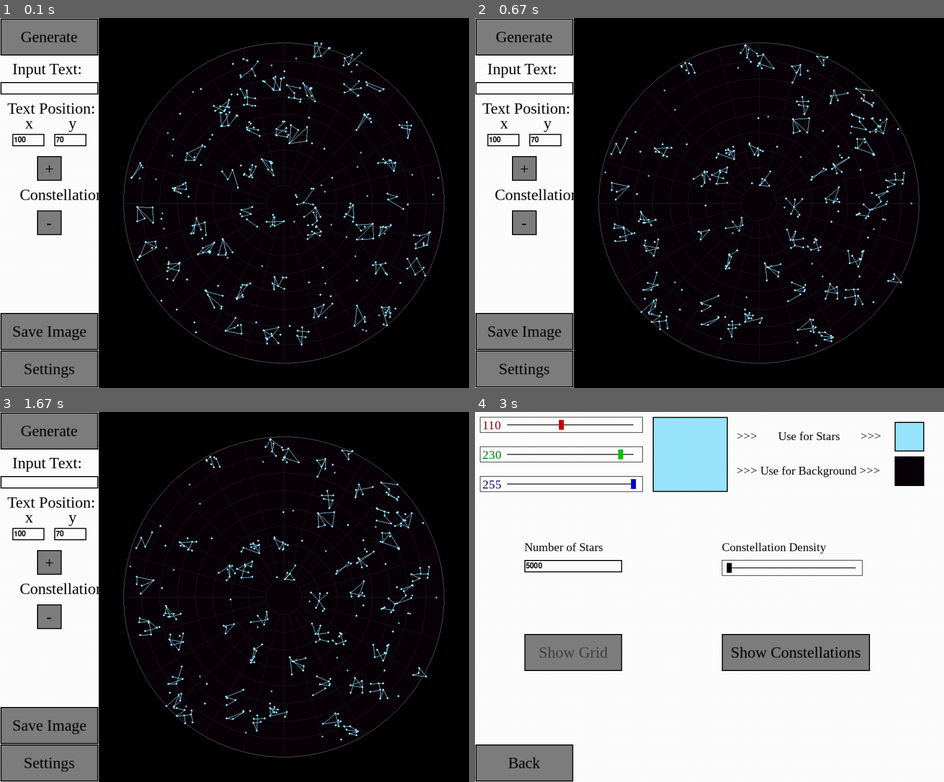
Above: before the commit, frames 1-4 (two rows, left to right).
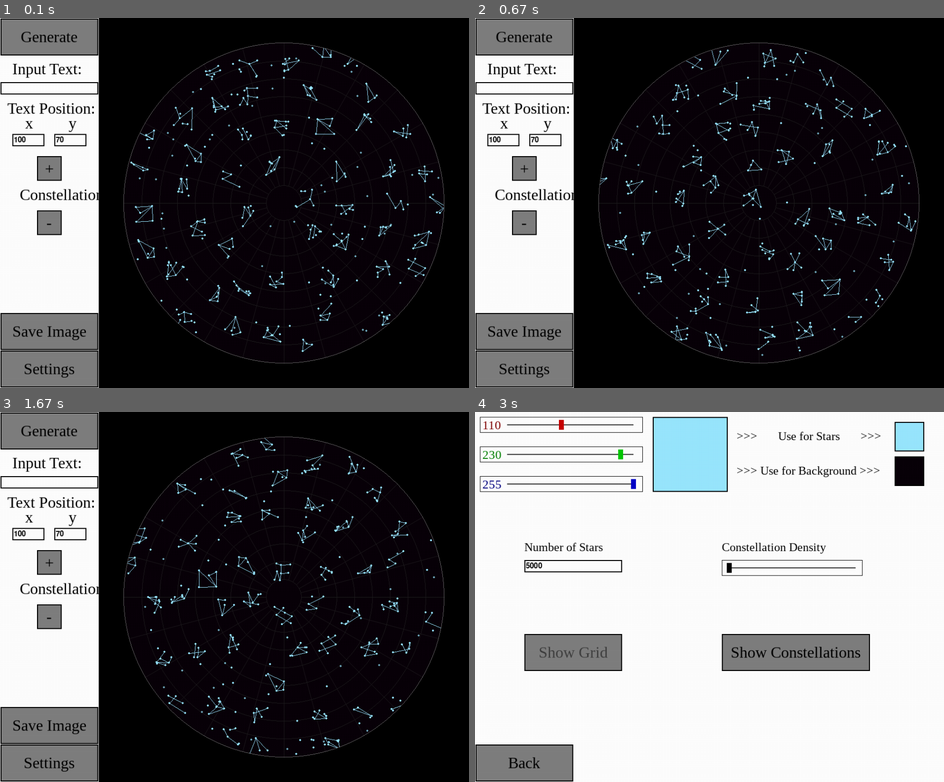
Above: after the commit, the same moments.

Repository: stephenfinch/Star-Map-Generator_v2
Game: pygame game, started from main.py
Same seed, same stepped clock (60 frames per second), same inputs: the game is played once before the commit and once after it.
Inputs (mouse positions are in pixels of both pictures, inside the frame that each line leads up to):
- Up to frame 1 (0.1 s): no input
- Up to frame 2 (0.67 s): click (521, 36) at 0.38 s
- Up to frame 3 (1.67 s): click (70, 534) at 0.73 s; type "ann" at 1 s; tap Enter at 1.43 s
- Up to frame 4 (3 s): click (521, 763) at 1.73 s; click (573, 652) at 2.07 s; click (559, 423) at 2.4 s

The runs differ from the first frame. In frame 1, 3.2% of the frame differs, in the area x 26-95%, y 6-94%; in frame 2, 3.7%; in frame 3, 3.7%; in frame 4, nothing differs.

Commit message:
Drawing Update
constellations now only draw within the starfield bounds
+ a few minor tweeks

Diff:
--- a/backend.py
+++ b/backend.py
@@ -7,7 +7,7 @@
 root.withdraw()
 
 def perform_action(action, settings):
-    if action == "reset":
+    if action == "reset" or action == "textString":
         perform_action("rewrite", settings)
         make_stars(settings)
     elif action == "settings":
--- a/constellation.py
+++ b/constellation.py
@@ -15,7 +15,7 @@
         self.point_dict = {}
 
     ### This function can draw the constellation using its own data (self)
-    def draw(self, main_surface, settings):
+    def draw(self, main_surface, settings, center, radius, buffer):
 
         ### This function will add some noise to the location of the stars in each constellation
         def shift_points(input):
@@ -52,15 +52,44 @@
                     offsetY2 = self.point_dict[pair[1]][1]
                     self.star_lines.append(((self.center[0] + offsetX1, self.center[1] + offsetY1), (self.center[0] + offsetX2, self.center[1] + offsetY2)))
 
+        def is_in_circle(self, x, y, center, radius):
+            return (x - center) ** 2 + (y - center) ** 2 <= radius ** 2
+
         ### Run all the methods and draw it all
         grid_to_star_points()
         grid_to_star_lines()
         for star in self.star_points:
-            # if is_in_circle
-            pygame.draw.circle(main_surface, star.color, (star.x, star.y), star.size, 0)
-            # else: coerce the point, make it black, make it small
+            if is_in_circle(self, star.x, star.y, center, radius - buffer):
+                pygame.draw.circle(main_surface, star.color, (star.x, star.y), star.size, 0)
         for line in self.star_lines:
-            pygame.draw.lines(main_surface, settings.star_color, False, line, 1)
+            p1 = is_in_circle(self, line[0][0], line[0][1], center, radius - buffer)
+            p2 = is_in_circle(self, line[1][0], line[1][1], center, radius - buffer)
+            if p1 and p2:
+                pygame.draw.lines(main_surface, settings.star_color, False, line, 1)
+            elif not p1 == p2:
+                #following calculations derived from https://stackoverflow.com/a/59582674
+                (p1x, p1y), (p2x, p2y), (cx, cy) = line[0], line[1], (center, center)
+                (x1, y1), (x2, y2) = (p1x - cx, p1y - cy), (p2x - cx, p2y - cy)
+                dx, dy = (x2 - x1), (y2 - y1)
+                dr = (dx ** 2 + dy ** 2)**.5
+                big_d = x1 * y2 - x2 * y1
+                discriminant = (radius - 1) ** 2 * dr ** 2 - big_d ** 2
+                if discriminant > 0:
+                    intersections = [
+                        (cx + (big_d * dy + sign * (-1 if dy < 0 else 1) * dx * discriminant**.5) / dr ** 2,
+                        cy + (-big_d * dx + sign * abs(dy) * discriminant**.5) / dr ** 2)
+                        for sign in ((1, -1) if dy < 0 else (-1, 1))]
+                    fraction_along_segment = [(xi - p1x) / dx if abs(dx) > abs(dy) else (yi - p1y) / dy for xi, yi in intersections]
+                    intersections = [pt for pt, frac in zip(intersections, fraction_along_segment) if 0 <= frac <= 1]
+                    if not len(intersections) == 0:
+                        intersections = intersections[0]
+                        print(intersections)
+                        if p1 and not p2:
+                            pygame.draw.lines(main_surface, settings.star_color, False, (line[0],(int(intersections[0]),int(intersections[1]))), 1)
+                            print("1")
+                        else:
+                            pygame.draw.lines(main_surface, settings.star_color, False, (line[1],(int(intersections[0]),int(intersections[1]))), 1)
+                            print("2")
 
 
 
@@ -118,9 +147,9 @@
         self.grid_lines = new_grid_lines
 
 
-    def draw(self, main_surface, settings):
+    def draw(self, main_surface, settings, center, radius, buffer):
         if self.is_inverted:
             self.invert()
         if self.orientation != 0:
             self.change_orientation(self.orientation)
-        super().draw(main_surface, settings)
+        super().draw(main_surface, settings, center, radius, buffer)
--- a/draw.py
+++ b/draw.py
@@ -12,6 +12,7 @@
 field_x, field_y = 650, 650
 options_width = 200
 field_buffer = 50
+field_inner_buffer = 5
 screen_x, screen_y = field_x + options_width + 2 * field_buffer, field_y + 2 * field_buffer
 field_point = (int(screen_x - field_x - 2 * field_buffer), int((screen_y - field_y - 2 * field_buffer) / 2))
 DISPLAYSURF = pygame.display.set_mode((screen_x, screen_y), 0, 32)                                          #Main Display
@@ -269,5 +270,9 @@
 ### Constellation objects have a .draw() method that can be used to draw them
 def draw_constellations(settings):
     star_map.place_constellations(settings.text_size, settings)
+    C = field_x / 2 + field_buffer
+    R = field_x / 2
+    B = field_inner_buffer
     for constellation in star_map.list_of_constellations:
-        constellation.draw(STARFIELDSURF, settings)
+        constellation.draw(STARFIELDSURF, settings, C, R, B)
+    pygame.draw.circle(STARFIELDSURF, GRAY, (int(field_x / 2 + field_buffer), int(field_y / 2 + field_buffer)), int(field_x / 2), 1)
--- a/main.py
+++ b/main.py
@@ -106,7 +106,7 @@
             if textbox.active:
                 if textbox.text_object.update(events):
                     perform_action(textbox.action, settings_data)
-                    if textbox.action == "reset" or action == "textPosX" or action == "textPosY":
+                    if textbox.action == "reset" or textbox.action == "textString" or textbox.action == "textPosX" or textbox.action == "textPosY":
                         starfield_changed = True
                     textbox.active = False
                 display_changed = True
@@ -115,7 +115,7 @@
             if textbox.active:
                 if textbox.text_object.update(events):
                     perform_action(textbox.action, settings_data)
-                    if textbox.action == "reset" or action == "textPosX" or action == "textPosY":
+                    if textbox.action == "reset" or textbox.action == "textString" or textbox.action == "textPosX" or textbox.action == "textPosY":
                         starfield_changed = True
                     textbox.active = False
                 display_changed = True
--- a/star_map.py
+++ b/star_map.py
@@ -16,11 +16,8 @@
         self.Xcenter = self.Ycenter = self.field_x / 2 + self.field_buffer
 
     ### given an (x,y) point it will return True/False if the point is in the circle drawn
-    def is_in_circle(self, x, y, is_box=False):
-        if is_box:
-            pass
-        else:
-            return (x - self.Xcenter) ** 2 + (y - self.Ycenter) ** 2 <= self.r ** 2
+    def is_in_circle(self, x, y):
+        return (x - self.Xcenter) ** 2 + (y - self.Ycenter) ** 2 <= self.r ** 2
 
 
     def coerce_to_center(self, x, y):
@@ -31,19 +28,23 @@
             return (0, 0)
 
     def no_overlap(self, x, y, settings):
-        X1L =  x - (settings.text_size / 2)
-        X1R =  x + (settings.text_size / 2)
-        Y1U =  y - (settings.text_size / 2)
-        Y1D =  y + (settings.text_size / 2)
+        buffer = 10
+        X1L =  x - (settings.text_size / 2) - buffer
+        X1R =  x + (settings.text_size / 2) + buffer
+        Y1U =  y - (settings.text_size / 2) - buffer
+        Y1D =  y + (settings.text_size / 2) + buffer
         for constellation in self.list_of_constellations:
             centerX, centerY = constellation.center[0], constellation.center[1]
-            X2L =  centerX - (settings.text_size / 2)
-            X2R =  centerX + (settings.text_size / 2)
-            Y2U =  centerY - (settings.text_size / 2)
-            Y2D =  centerY + (settings.text_size / 2)
+            X2L =  centerX - (settings.text_size / 2) - buffer
+            X2R =  centerX + (settings.text_size / 2) + buffer
+            Y2U =  centerY - (settings.text_size / 2) - buffer
+            Y2D =  centerY + (settings.text_size / 2) + buffer
+            if X1L < X2R and X1R > X2L and Y1U < Y2D and Y1D > Y2U:
+                return False
+            '''
             if ((X1L < X2R and X1L > X2L) or (X1R < X2R and X1R > X2L)) and ((Y1U < Y2D and Y1U > Y2U) or (Y1D < Y2D and Y1D > Y2U)):
                 return False
-            '''
+
             if abs(centerX - x) < settings.text_size * 2 and abs(centerY - y) < settings.text_size * 2:
                 return False
             '''
